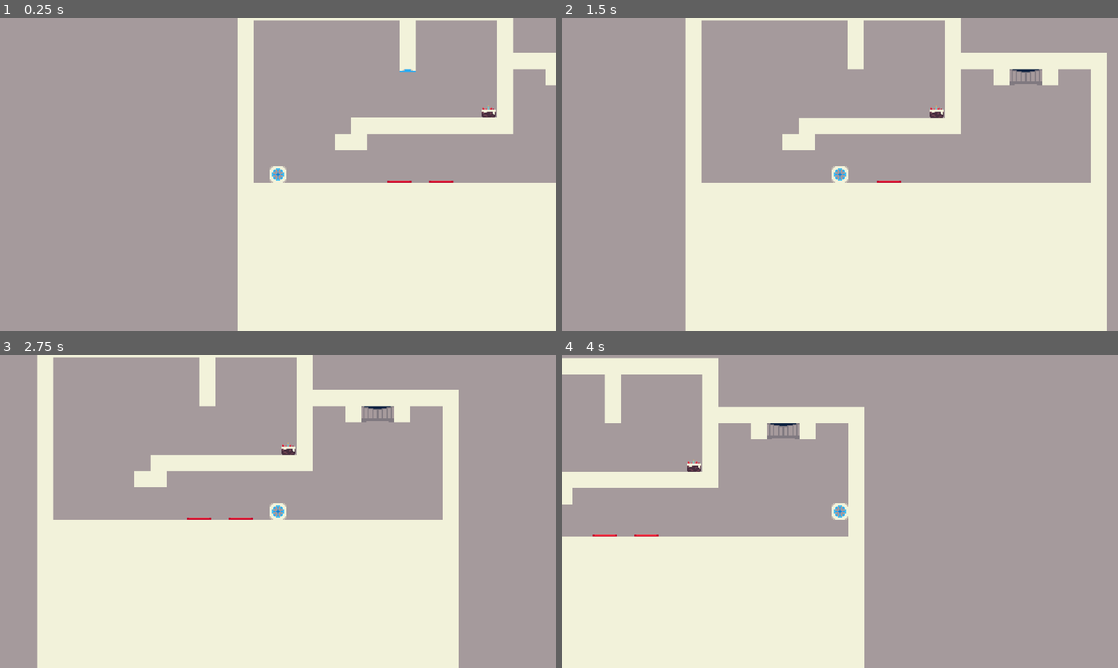
Above: before the commit, frames 1-4 (two rows, left to right).
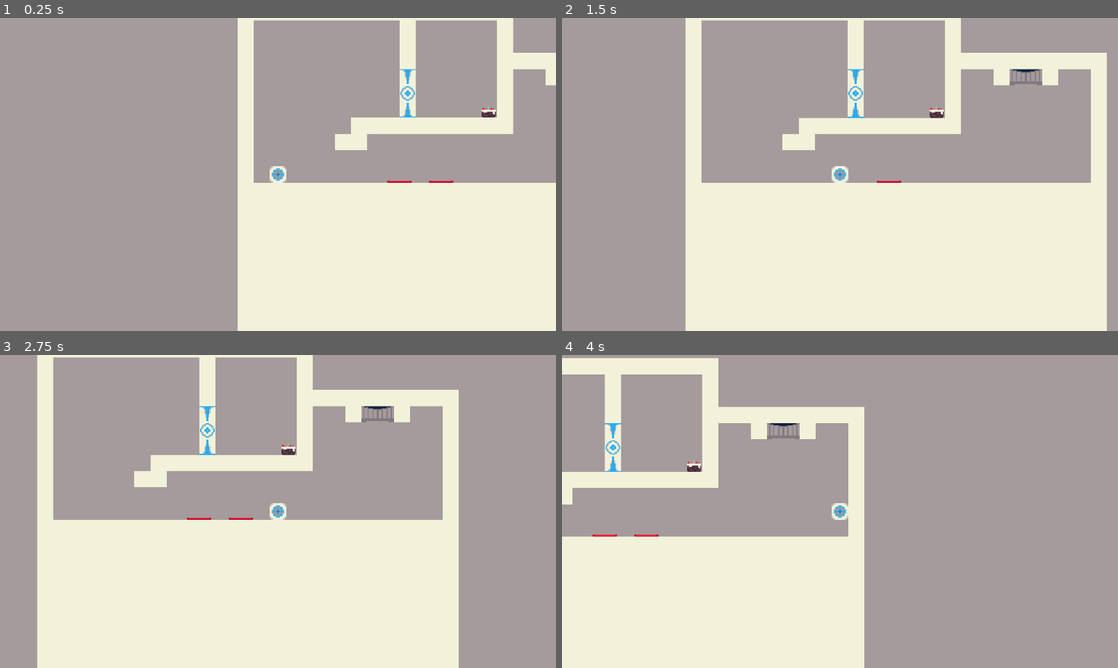
Above: after the commit, the same moments.

Repository: Arthurprnt/GMTK-GameJam2025
Game: Godot game, scene res://scenes/levels/level_3.tscn
Two runs of this game, one before a commit and one after it. Both use one fixed random seed, a clock stepped at 60 frames per second and the inputs below. This scene is started directly instead of the project's main scene.
Inputs:
- Up to frame 1 (0.25 s): no input
- Up to frame 2 (1.5 s): hold D (move_right) from 0.53 s (still down); tap A (a) at 0.6, 1.35 s; tap Space (jump) at 0.77 s
- Up to frame 3 (2.75 s): tap Space (jump) at 1.52 s; release D (move_right) at 2.03 s; hold Left (left) from 2.03 s (still down); tap P (activate_clone) at 2.1 s; tap A (a) at 2.3 s
- Up to frame 4 (4 s): tap Enter at 2.75 s; release Left (left) at 2.78 s; hold D (move_right) from 2.78 s (still down); tap B (b) at 2.85 s; tap Space (jump) at 3.02, 3.77 s; tap A (a) at 3.05, 3.8 s; tap E (interact) at 3.6 s

The runs differ from the first frame. In frame 1, 0.4% of the frame differs, in the area x 71-75%, y 16-32%; in frame 2, 0.5%; in frame 3, 0.5%; in frame 4, 0.5%, in the area x 7-11%, y 21-38%.
Error in both runs: Invalid access to property or key 'currentScenes' on a base object of type 'Nil'. (res://scripts/objects/cube_dispenser.gd:19)

Commit message:
Bug fix on level 3

Diff:
--- a/scenes/levels/level_3.tscn
+++ b/scenes/levels/level_3.tscn
@@ -46,7 +46,7 @@
 [node name="ActivableDoor" parent="." node_paths=PackedStringArray("energySources") instance=ExtResource("4_6761a")]
 position = Vector2(-120, -104)
 activatedPos = Vector2(-120, -153)
-energySources = []
+energySources = [NodePath("../PressurePlate"), NodePath("../PressurePlate2")]
 
 [node name="TileMap" type="TileMapLayer" parent="."]
 tile_map_data = PackedByteArray("AAD/////AAAAAAAAAAD+////AAAAAAAAAAD9////AAAAAAAAAAAAAP//AAAAAAAAAAABAP//AAAAAAAAAAACAP …(5136 unchanged characters)…
